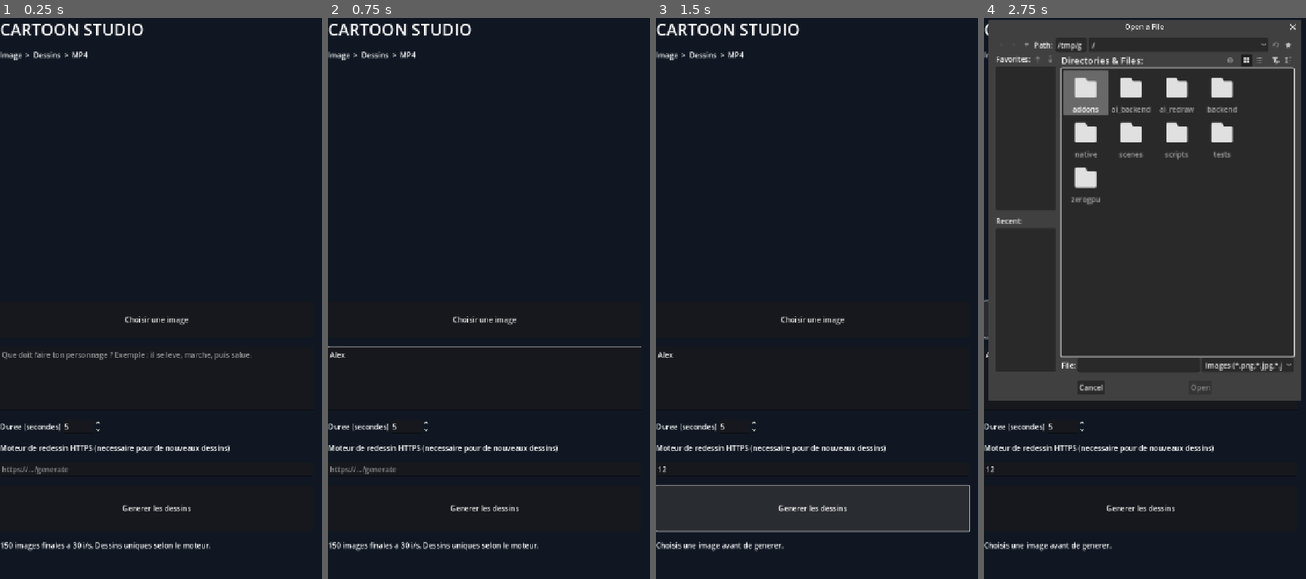
Above: before the commit, frames 1-4 (left to right).
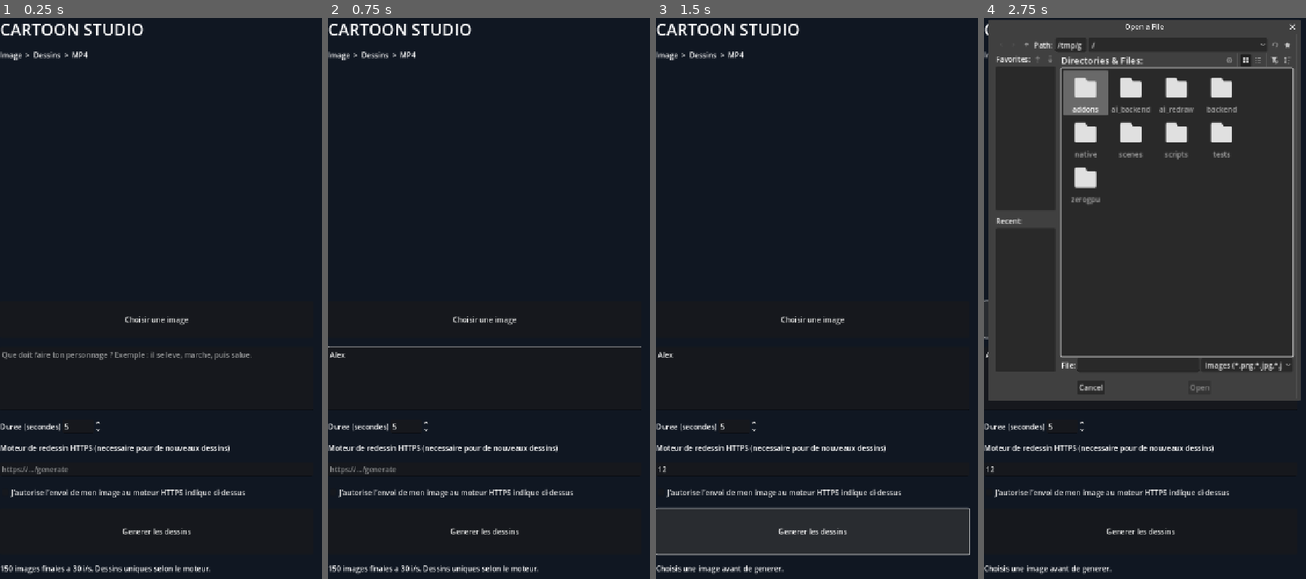
Above: after the commit, the same moments.

Repository: ericjamesempere-stack/MobileI2V-Xiaomi-
Game: Godot game, scene res://scenes/main.tscn
Two runs of this game, one before a commit and one after it. Both use one fixed random seed, a clock stepped at 60 frames per second and the inputs below.
Inputs (mouse positions are in pixels of both pictures, inside the frame that each line leads up to):
- Up to frame 1 (0.25 s): no input
- Up to frame 2 (0.75 s): click (485, 377) at 0.52 s; type "Alex" at 0.6 s
- Up to frame 3 (1.5 s): click (813, 466) at 0.75 s; type "12" at 0.83 s; click "Generer les dessins" at 1.25 s
- Up to frame 4 (2.75 s): click "Choisir une image" at 2 s

The runs differ from the first frame. In frame 1, 1.7% of the frame differs, in the area x 0-77%, y 84-100%; in frame 2, 1.7%; in frame 3, 8.4%, in the area x 0-98%, y 83-100%; in frame 4, 2.2%.

Commit message:
Require explicit image-upload consent before Cartoon Studio remote inference

Diff:
--- a/scripts/cartoon_studio.gd
+++ b/scripts/cartoon_studio.gd
@@ -6,6 +6,7 @@
 var prompt: TextEdit
 var duration: SpinBox
 var endpoint: LineEdit
+var upload_consent: CheckBox
 var status: Label
 var preview: TextureRect
 var action: Button
@@ -69,6 +70,10 @@
     endpoint = LineEdit.new()
     endpoint.placeholder_text = "https://.../generate"
     panel.add_child(endpoint)
+    upload_consent = CheckBox.new()
+    upload_consent.text = "J’autorise l’envoi de mon image au moteur HTTPS indique ci-dessus"
+    upload_consent.button_pressed = false
+    panel.add_child(upload_consent)
     action = Button.new()
     action.text = "Generer les dessins"
     action.custom_minimum_size.y = 100
@@ -164,6 +169,9 @@
         return
     if not endpoint.text.begins_with("https://"):
         status.text = "Aucun moteur de redessin connecte. Impossible de creer de vrais dessins IA hors ligne."
+        return
+    if not upload_consent.button_pressed:
+        status.text = "Confirme l’envoi de l’image au serveur externe avant la generation."
         return
     _save()
     busy = true
